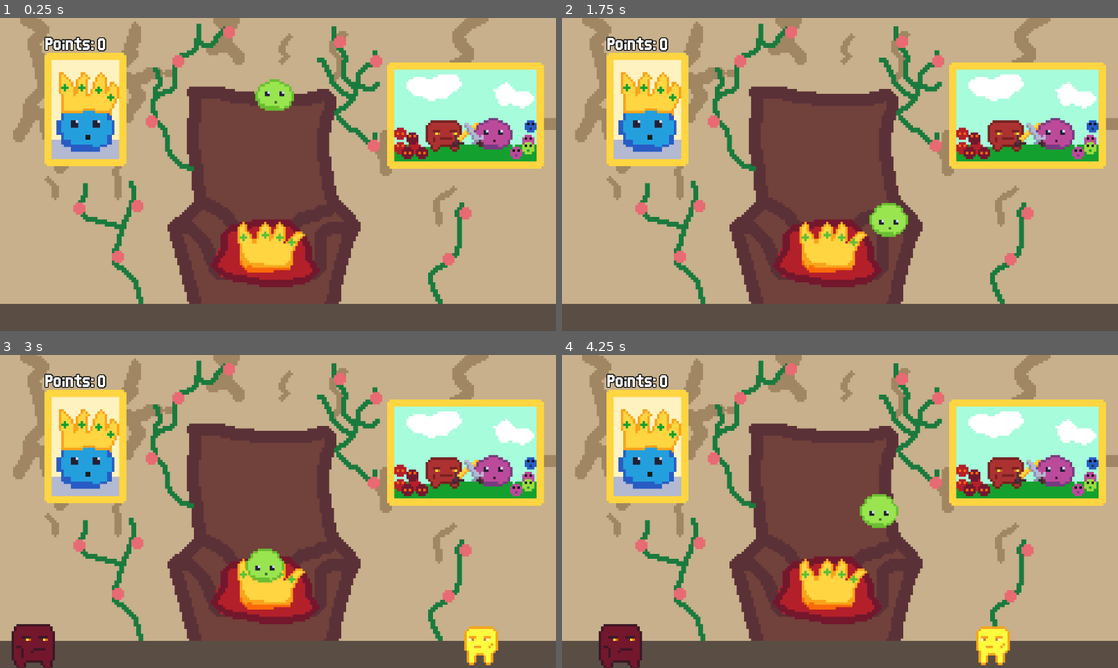
Above: before the commit, frames 1-4 (two rows, left to right).
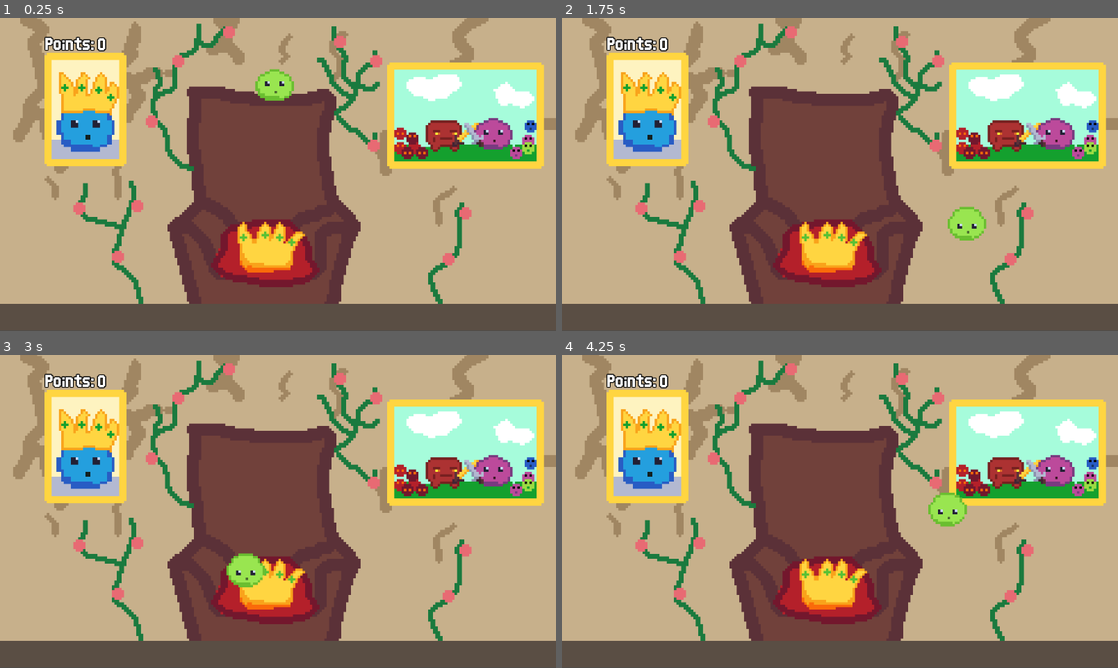
Above: after the commit, the same moments.

Repository: gnampfkuchen-oss/King-of-Blob
Game: Godot game, scene res://Scenes/main.tscn
Same seed, same stepped clock (60 frames per second), same inputs: the game is played once before the commit and once after it.
Inputs:
- Up to frame 1 (0.25 s): no input
- Up to frame 2 (1.75 s): tap Enter at 0.5 s; hold Right (right) from 0.53 s (still down); tap Tab (upgrades) at 0.77, 1.52 s; tap Space at 1.25 s
- Up to frame 3 (3 s): release Right (right) at 2.03 s; hold Left (left) 2.03-2.78 s; hold Right (right) from 2.78 s (still down)
- Up to frame 4 (4.25 s): keep holding Right (right); tap Tab (upgrades) at 3.02, 3.77 s; tap Enter at 3.5 s

The runs differ from the first frame. In frame 1, 0.6% of the frame differs, in the area x 45-53%, y 16-30%; in frame 2, 1.2%; in frame 3, 2.5%; in frame 4, 2.8%, in the area x 6-81%, y 44-100%.

Commit message:
sdf

Diff:
--- a/new-game-project/Scenes/main.tscn
+++ b/new-game-project/Scenes/main.tscn
@@ -36,7 +36,7 @@
 autostart = true
 
 [node name="Player" parent="." unique_id=83968270 instance=ExtResource("1_jjgbg")]
-position = Vector2(550, 180)
+position = Vector2(550, 159.055)
 
 [node name="Spawner R" type="Node2D" parent="." unique_id=526468442]
 position = Vector2(1219, 640)
--- a/new-game-project/Scripts/Global.gd
+++ b/new-game-project/Scripts/Global.gd
@@ -8,5 +8,5 @@
 
 
 # Called every frame. 'delta' is the elapsed time since the previous frame.
-func _process(delta: float) -> void:
+func _process(_delta: float) -> void:
 	pass
--- a/new-game-project/Scripts/player.gd
+++ b/new-game-project/Scripts/player.gd
@@ -1,7 +1,7 @@
 extends CharacterBody2D
 
-var gravity = 18
-var speed = 4
+var gravity = 0
+var speed = 10
 
 signal point
 
@@ -9,8 +9,7 @@
 func _ready() -> void:
 	gravity = 0
 	while not Input.is_anything_pressed(): await get_tree().process_frame
-	gravity = 18
-
+	gravity = 20
 
 # Called every frame. 'delta' is the elapsed time since the previous frame.
 func _process(delta: float) -> void:
@@ -18,7 +17,6 @@
 		position.x += speed
 	if Input.is_action_pressed("left") and not is_on_floor():
 		position.x -= speed
-
 
 	if velocity.y > 0:
 		$AnimatedSprite2D.play("down")
@@ -38,10 +36,12 @@
 
 func _on_area_2d_body_entered(body: Node2D) -> void:
 	if body.name == "Arena":
-		position = Vector2(550, 180)
-		gravity = 0
-		while not Input.is_anything_pressed(): await get_tree().process_frame
-		gravity = 18
+		get_tree().reload_current_scene()
+		#position = Vector2(550, 180)
+		#velocity.y = 0
+		#gravity = 0
+		#while not Input.is_anything_pressed(): await get_tree().process_frame
+		#gravity = 18
 
 
 func _on_area_2d_area_entered(area: Area2D) -> void:
